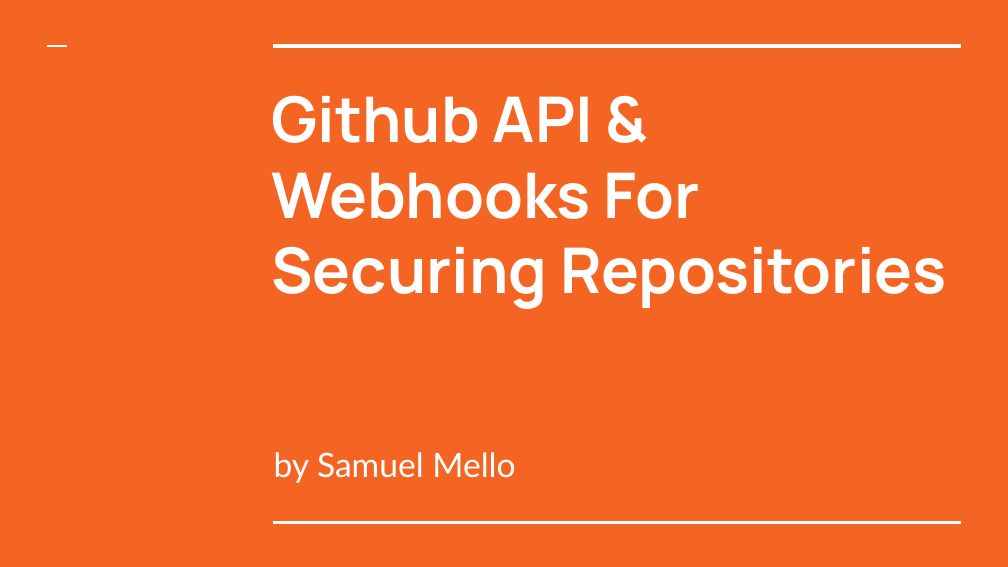
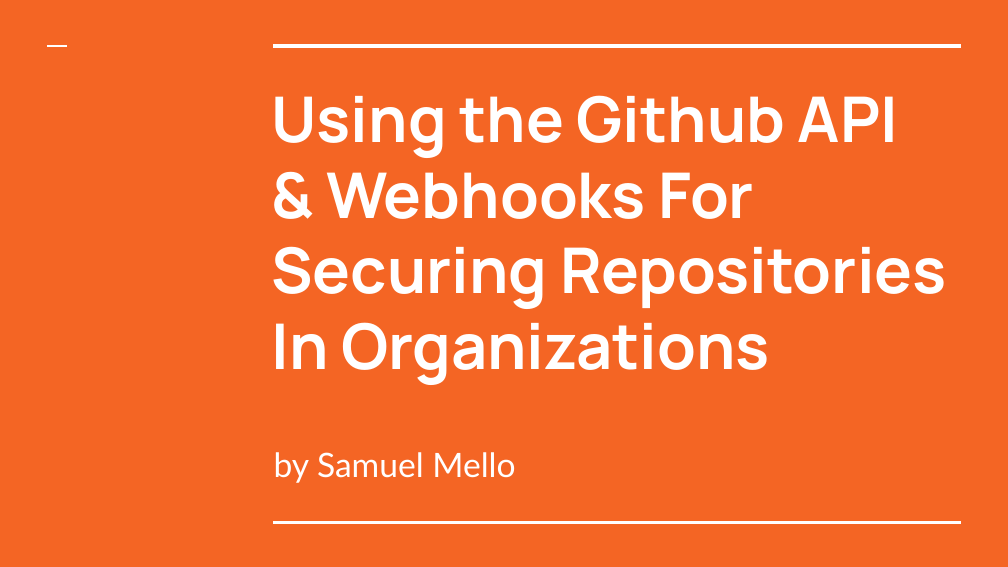
Before and after one commit to jefeish/github-presentation, a slide deck: slide 1 of github-presentation.pptx. Drawn at 1008x567 pixels with LibreOffice and Linux fonts; fonts in the diff are those of the drawing. Boxes give left, top, right and bottom in pixels: in the first picture for what was removed or moved away, otherwise in the second. Text is boxed around its words. In the diff, an @@ line names an element or a change of style, - is before the commit and + after.

```diff
--- a/github-presentation.pptx
+++ b/github-presentation.pptx
@@ title at (x1=272, y1=95, x2=947, y2=385): text changed @@
-Github API & Webhooks For Securing Repositories
+Using the Github API & Webhooks For Securing Repositories In Organizations
```
Also in this commit, not shown: 11 other slides changed, 3 other files.
